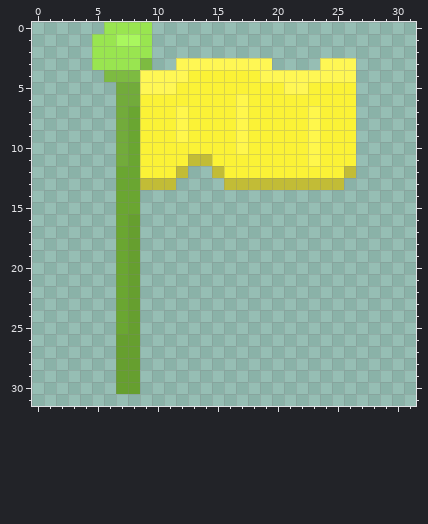
File history of a pixel-art file, Assets/SpriteDump/Objects/Flag.aseprite. Above: the version before the commit.
32x32 pixels, 1 frame. Colours within 5 levels of each other are drawn and written as one.
New version:
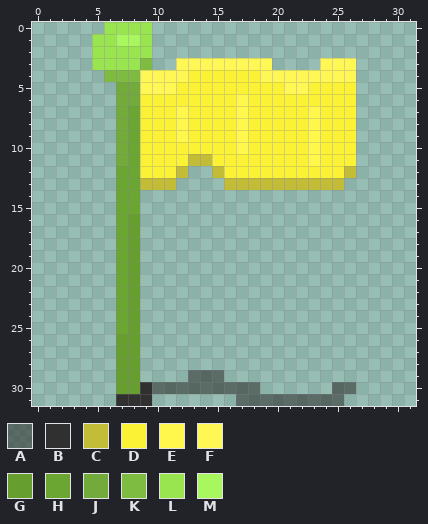
Palette (. is transparent): A #30303094  B #303030  C #c2bc36  D #fbf236  E #fff74b  F #fff754  G #669f2f  H #6aa631  J #72ab3b  K #7dbb41  L #99e550  M #a9f75e
The exact change:
@@ x 0..31 @@
 28 .......GG.......................
-29 .......GG.......................
-30 .......GG.......................
-31 ................................
+29 .......GG....AAA................
+30 .......GGBAAAAAAAAA......AA.....
+31 .......BBB.......AAAAAAAAA......
Where, in picture pixels (left, top, right, bottom), the same in both pictures:
added: (116, 370, 356, 406)
